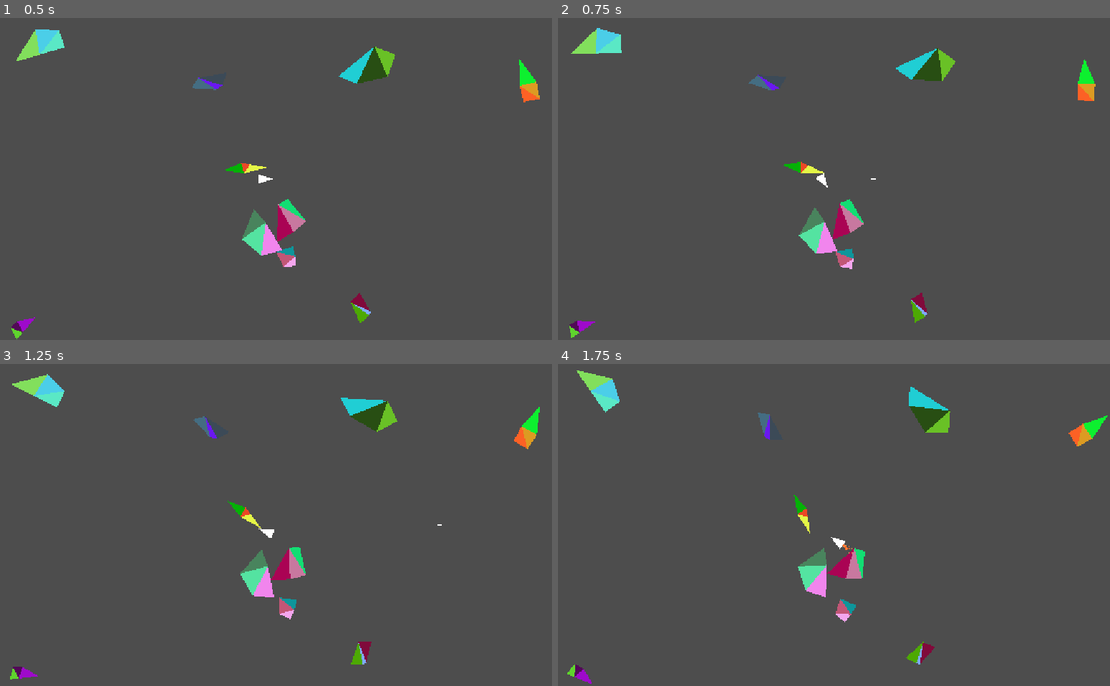
Above: before the commit, frames 1-4 (two rows, left to right).
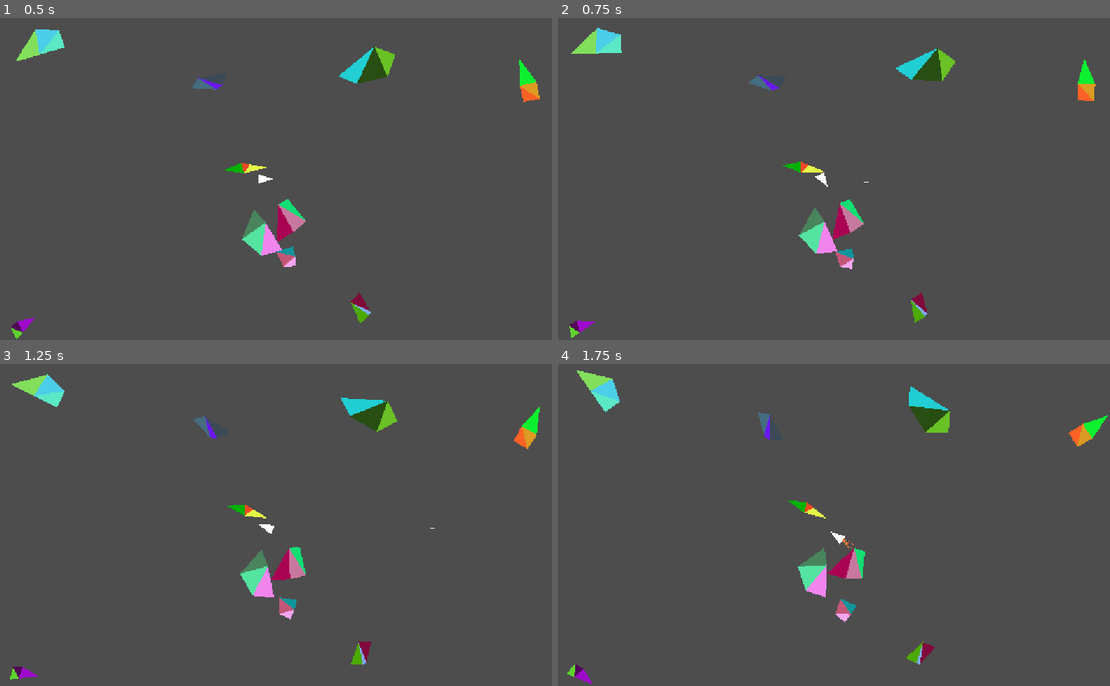
Above: after the commit, the same moments.

Repository: ProudFridge/Asteroids
Game: Godot game, scene res://scenes/game/game.tscn
Two runs of this game, one before a commit and one after it. Both use one fixed random seed, a clock stepped at 60 frames per second and the inputs below.
Inputs (mouse positions are in pixels of both pictures, inside the frame that each line leads up to):
- Up to frame 1 (0.5 s): no input
- Up to frame 2 (0.75 s): tap Enter at 0.5 s; move the mouse to (949, 162) at 0.52 s; hold D (turn_right) from 0.53 s (still down); hold Space (shoot) from 0.53 s (still down); click (949, 162) at 0.67 s
- Up to frame 3 (1.25 s): keep holding D (turn_right); keep holding Space (shoot)
- Up to frame 4 (1.75 s): move the mouse to (707, 541) at 1.27 s; release D (turn_right) at 1.28 s; release Space (shoot) at 1.28 s; hold S (backwards) from 1.28 s (still down); tap Alt at 1.35 s

Frame 1 is identical in both runs. In frame 2, less than 0.1% of the frame differs, in the area x 40-58%, y 44-53%; in frame 3, 0.2%; in frame 4, 0.3%, in the area x 41-54%, y 40-59%.

Commit message:
Make asteroid shards fade away over time

Diff:
--- a/player.gd
+++ b/player.gd
@@ -2,7 +2,7 @@
 class_name Player
 
 const accel: float = 5.0
-var maxSpeed: float = INF
+var maxSpeed: float = 400
 var rotSpeed: float = 5 # rad/s
 # TODO: change to health later, faster asteroids deal more damage
 var lives: int = 3
--- a/project.godot
+++ b/project.godot
@@ -72,6 +72,12 @@
 ]
 }
 
+[layer_names]
+
+2d_physics/layer_1="player"
+2d_physics/layer_2="asteroid"
+2d_physics/layer_3="asteroid_shards"
+
 [physics]
 
 3d/physics_engine="Jolt Physics"
--- a/scenes/asteroid/asteroid.gd
+++ b/scenes/asteroid/asteroid.gd
@@ -25,7 +25,6 @@
 	# Initial movement
 
 	angular_velocity = 1
-
 
 func _draw() -> void:
 	# TODO: come back, polygon is supposed to fit inside the bounding box
@@ -64,9 +63,10 @@
 
 	# Instance all shards
 	if instanceShards:
-		var asteroidShard: Resource = preload("res://scenes/asteroid_shard.tscn")
+		var asteroidShard: Resource = preload("res://scenes/asteroid_shard/asteroid_shard.tscn")
 		for t: Polygon2D in triangles:
 			var shardInstance: AsteroidShard = asteroidShard.instantiate()
+			#shardInstance.set_polygon(rotate_polygon(t.polygon))
 			shardInstance.set_polygon(t.polygon)
 
 			# Find center
@@ -175,3 +175,9 @@
 	if a.angle() < b.angle():
 		return true
 	return false
+
+func rotate_polygon(polygon: PackedVector2Array) -> PackedVector2Array:
+	var rotatedPoints: PackedVector2Array = []
+	for v: Vector2 in rotatedPoints:
+		rotatedPoints.append(v.rotated(rotation))
+	return rotatedPoints
--- a/scenes/asteroid/asteroid.tscn
+++ b/scenes/asteroid/asteroid.tscn
@@ -5,7 +5,7 @@
 [node name="Asteroid" type="RigidBody2D" unique_id=2077462969]
 rotation = 1.655021
 scale = Vector2(0.99985087, 0.99985087)
-collision_layer = 3
+collision_layer = 7
 gravity_scale = 0.0
 angular_damp_mode = 1
 script = ExtResource("1_phgi8")
--- a/scenes/asteroid_shard.gd
+++ b/scenes/asteroid_shard/asteroid_shard.gd
@@ -3,14 +3,20 @@
 
 @onready var polygon_2d: Polygon2D = $Polygon2D
 @onready var collision_polygon_2d: CollisionPolygon2D = $CollisionPolygon2D
+@onready var lifetime_timer: Timer = $LifetimeTimer
 var polygon: PackedVector2Array = []
 
 
 # Called when the node enters the scene tree for the first time.
 func _ready() -> void:
-	polygon_2d.polygon = scale_points(0.5)
+	polygon_2d.polygon = scale_points(0.7)
+	polygon_2d.color = Color.GRAY * Color(1,1,1,0.5)
 	collision_polygon_2d.polygon = polygon_2d.polygon
+	lifetime_timer.start()
+	lifetime_timer.timeout.connect(_on_lifetimer_timer_timeout)
 
+func _process(delta: float) -> void:
+	polygon_2d.color.a = remap(lifetime_timer.time_left,0, lifetime_timer.wait_time, 0,1)
 
 func scale_points(scale: float) -> PackedVector2Array:
 	var scaledPolygon: PackedVector2Array = []
@@ -22,3 +28,6 @@
 
 func set_polygon(points: PackedVector2Array) -> void:
 	polygon = points
+
+func _on_lifetimer_timer_timeout() -> void:
+	queue_free()
--- a/scenes/asteroid_shard.tscn
+++ b/scenes/asteroid_shard/asteroid_shard.tscn
@@ -1,14 +1,18 @@
 [gd_scene format=3 uid="uid://c1nqdkbt0ygnc"]
 
-[ext_resource type="Script" uid="uid://cyxx1ng4fcbxf" path="res://scenes/asteroid_shard.gd" id="1_7m2x1"]
+[ext_resource type="Script" uid="uid://cyxx1ng4fcbxf" path="res://scenes/asteroid_shard/asteroid_shard.gd" id="1_e80xw"]
 
 [node name="AsteroidShard" type="RigidBody2D" unique_id=1299285981]
-collision_layer = 3
+collision_layer = 4
 gravity_scale = 0.0
 linear_damp_mode = 1
-script = ExtResource("1_7m2x1")
+script = ExtResource("1_e80xw")
 
 [node name="CollisionPolygon2D" type="CollisionPolygon2D" parent="." unique_id=1492812384]
 polygon = PackedVector2Array(0, 0, 0, 0, 0, 0)
 
 [node name="Polygon2D" type="Polygon2D" parent="." unique_id=1946237867]
+
+[node name="LifetimeTimer" type="Timer" parent="." unique_id=1972428646]
+wait_time = 2.0
+one_shot = true
--- a/scenes/bullet/bullet.tscn
+++ b/scenes/bullet/bullet.tscn
@@ -8,6 +8,7 @@
 [sub_resource type="QuadMesh" id="QuadMesh_2m7xh"]
 
 [node name="Bullet" type="CharacterBody2D" unique_id=1057548200]
+collision_layer = 2
 script = ExtResource("1_7c8un")
 
 [node name="CollisionShape2D" type="CollisionShape2D" parent="." unique_id=650148437]
--- a/scenes/player/player.tscn
+++ b/scenes/player/player.tscn
@@ -12,8 +12,6 @@
 
 [node name="Player" type="CharacterBody2D" unique_id=2088811554]
 z_index = 1
-collision_layer = 2
-collision_mask = 2
 script = ExtResource("1_8afob")
 playerSize = Vector2(20, 30)
 
Renamed: scenes/asteroid_shard.gd.uid -> scenes/asteroid_shard/asteroid_shard.gd.uid
